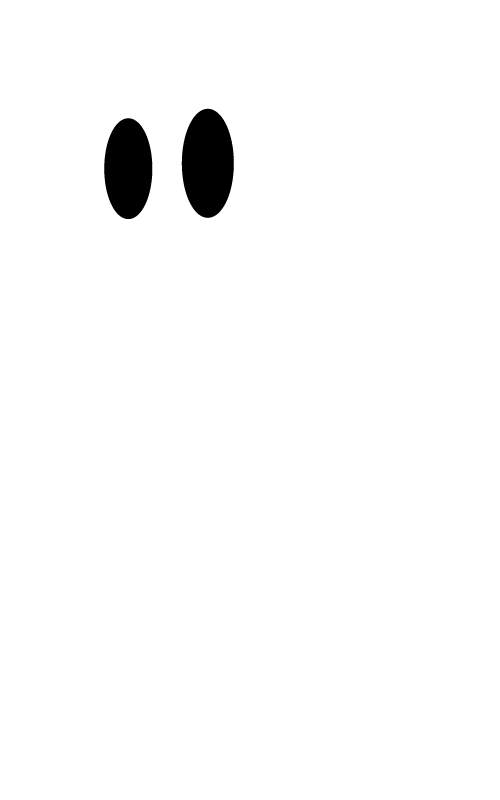
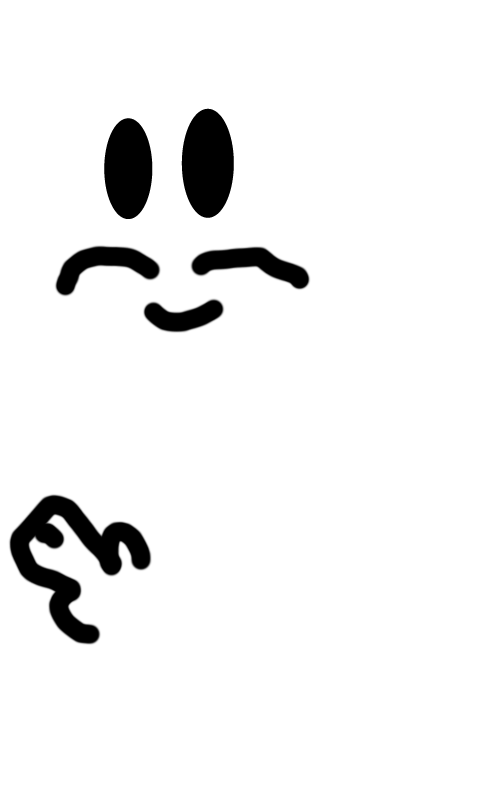
Comparing the layer stacks of the two 500×800 images. Changes:
added layer "Ebene 3" above "Ebene 2" over (8, 245, 311, 646)
hid "Ebene 2" over (37, 245, 311, 646)
hid "Ebene 1" over (8, 245, 311, 646)
